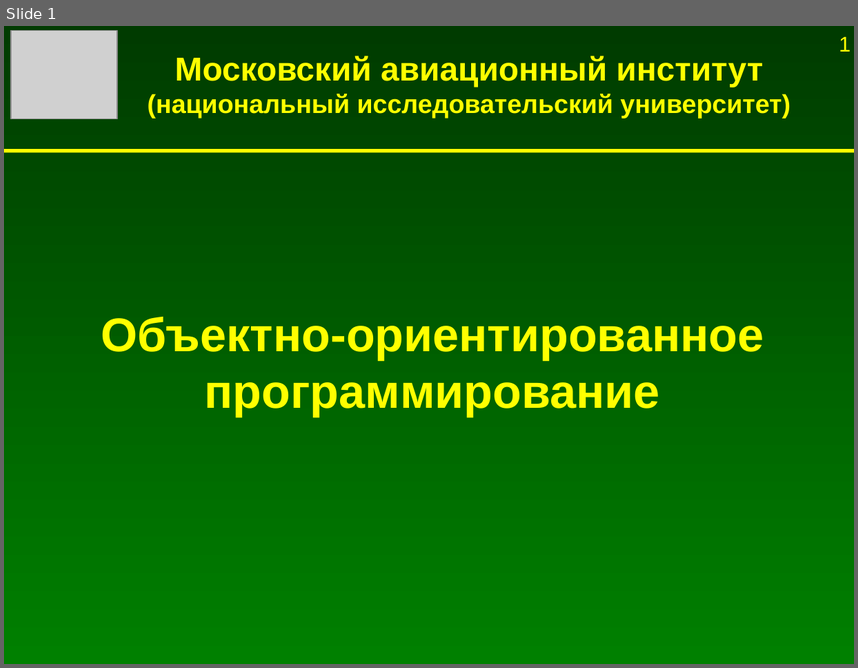
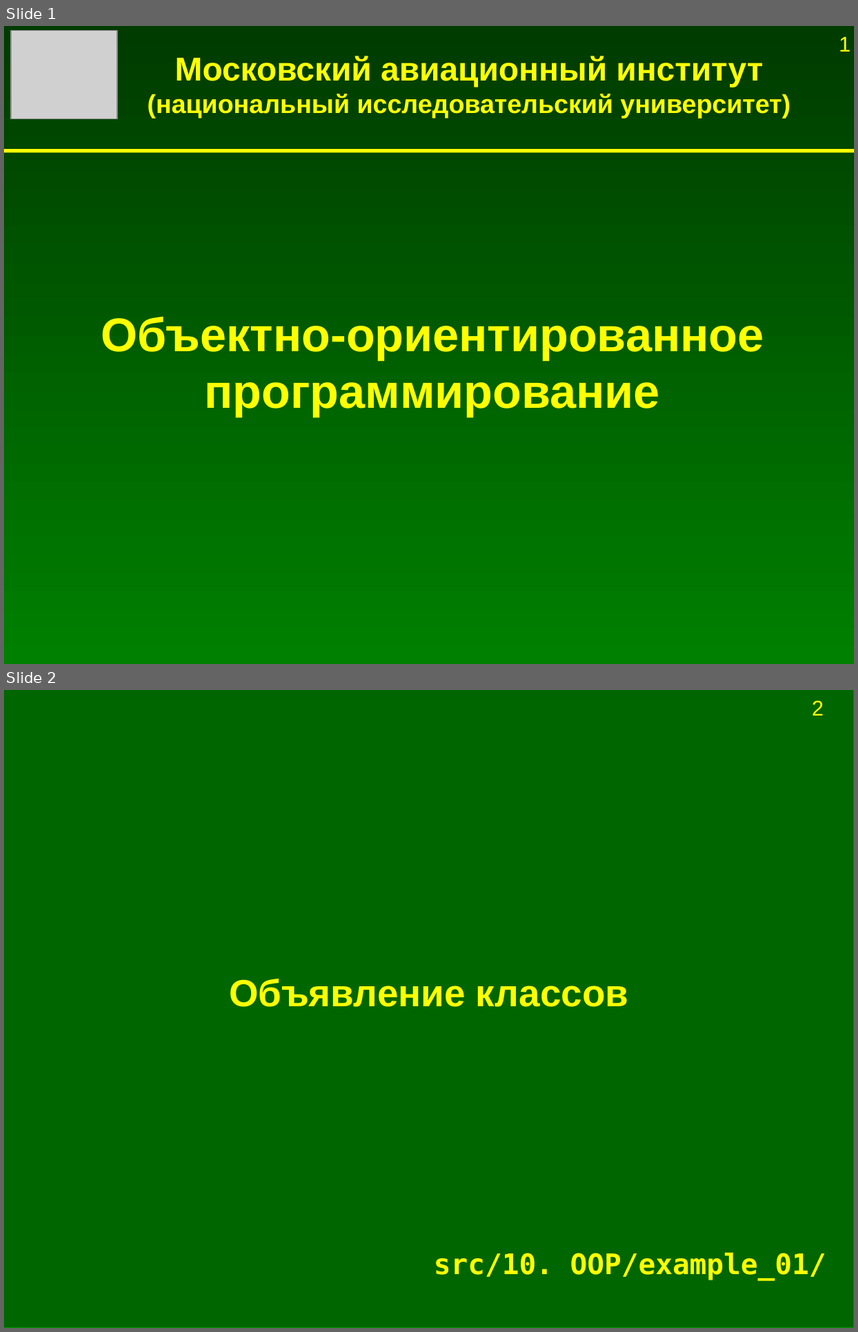
Before and after one commit to Jenyay/modelling, a slide deck: python language/presentations/12. OOP.odp. Shown one above the other, each under a label of ours: slide 1 before the commit, slides 1 and 2 after it. The pictures are 858x668 and 858x1332 pixels, drawn with LibreOffice and Linux fonts; fonts in the diff are those of the drawing; grey boxes stand for pictures. Boxes give left, top, right and bottom in pixels: in the first picture for what was removed or moved away, otherwise in the second. Text is boxed around its words. In the diff, an @@ line names an element or a change of style, - is before the commit and + after.

```diff
--- a/python language/presentations/12. OOP.odp
+++ b/python language/presentations/12. OOP.odp
@@ slide 2 added at [4,690,854,1328], background #FFFFFF @@
@@ rectangle added at [4,690,854,1328], fill #006600, outline #009900 0 pt @@
@@ page number added at [812,700,824,716], 18 pt, text #FFFF00 @@
+2
@@ title added at [229,978,628,1007], 32 pt, text #FFFF00, bold @@
+Объявление классов
@@ title added at [434,1252,826,1280], 24 pt, text #FFFF00, bold @@
+src/10. OOP/example_01/
```
Also in this commit, not shown: 4 other slides added, 11 other files.
